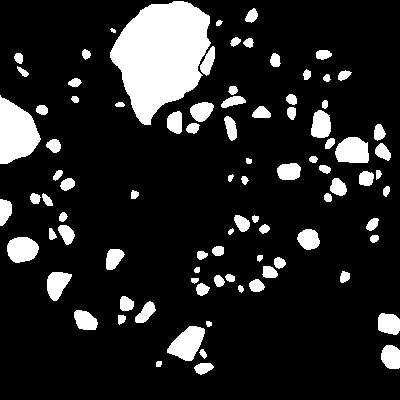
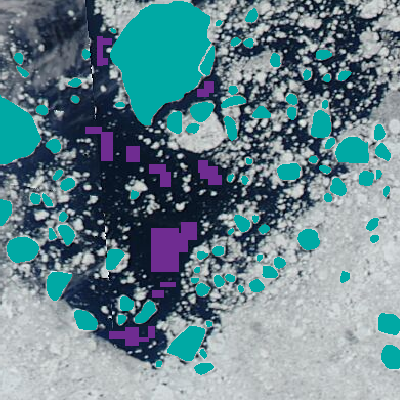
Layered file, before and after one edit (400 x 400). Changes by layer:
hid "ice floes" (1st of 2) over [0, 0, 400, 400]
added layer "water samples" (2nd of 2) above "ice floes" over [85, 36, 222, 346]
